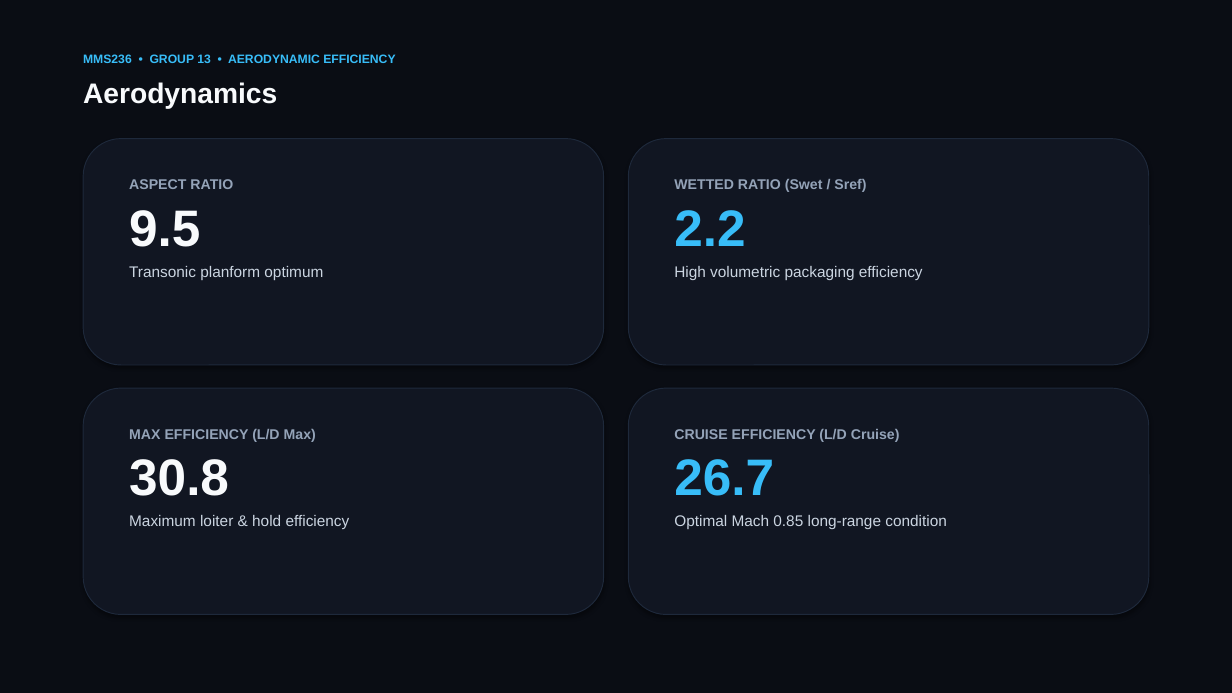
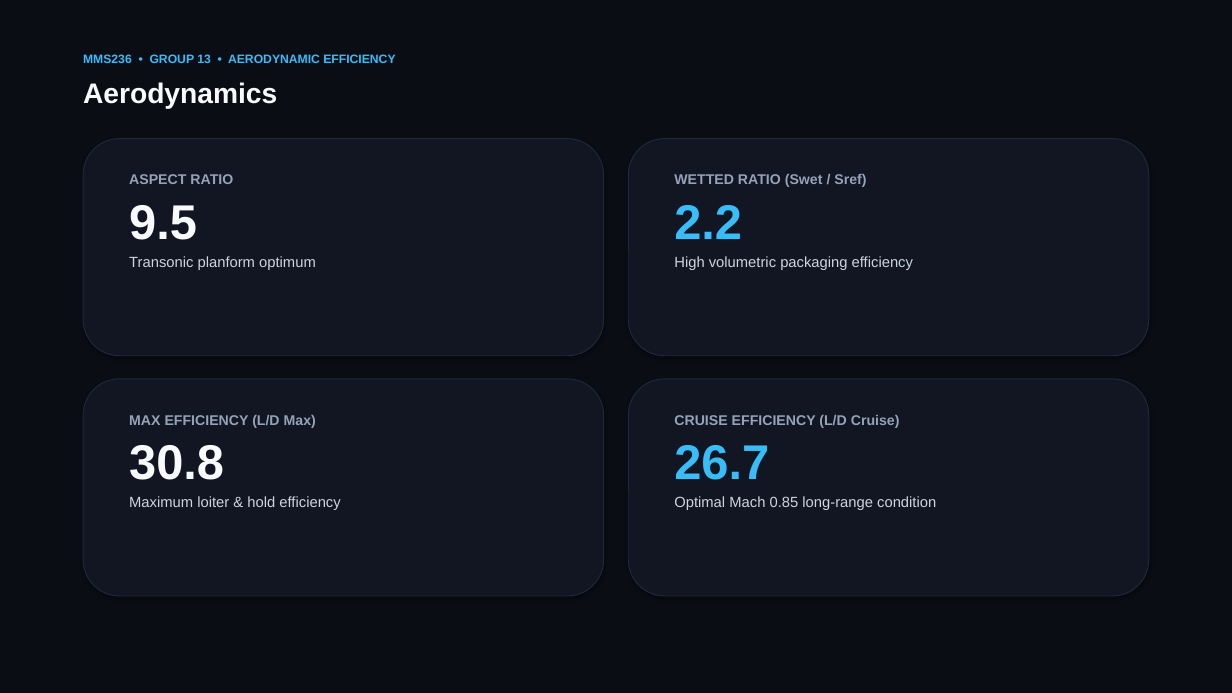
Before and after one commit to Deeprockz22/Aircraft-Design, a slide deck: slide 5 of Aircraft_Design_DT1_EXAELIA_Group13.pptx. Drawn at 1232x693 pixels with LibreOffice and Linux fonts; fonts in the diff are those of the drawing. Boxes give left, top, right and bottom in pixels: in the first picture for what was removed or moved away, otherwise in the second. Text is boxed around its words. In the diff, an @@ line names an element or a change of style, - is before the commit and + after.

```diff
--- a/Aircraft_Design_DT1_EXAELIA_Group13.pptx
+++ b/Aircraft_Design_DT1_EXAELIA_Group13.pptx
@@ rounded rectangle: place and size @@
-rounded rectangle at [83, 139, 604, 365]
+rounded rectangle at [83, 139, 604, 356]
@@ rounded rectangle: place and size @@
-rounded rectangle at [628, 139, 1149, 365]
+rounded rectangle at [628, 139, 1149, 356]
@@ text at [129, 205, 316, 270]: size 40 to 38 pt in "9.5"; size 12 to 11.5 pt in "Transonic planform optimum"; less space between paragraphs @@
@@ text at [674, 205, 913, 270]: size 40 to 38 pt in "2.2"; size 12 to 11.5 pt in "High volumetric packaging efficiency"; less space between paragraphs @@
@@ rounded rectangle: place and size @@
-rounded rectangle at [83, 388, 604, 615]
+rounded rectangle at [83, 379, 604, 596]
@@ rounded rectangle: place and size @@
-rounded rectangle at [628, 388, 1149, 615]
+rounded rectangle at [628, 379, 1149, 596]
@@ text "MAX EFFICIENCY (L/D Max)": place and size @@
-text "MAX EFFICIENCY (L/D Max)" at [129, 429, 350, 529]
+text "MAX EFFICIENCY (L/D Max)" at [129, 415, 340, 510]
@@ text "CRUISE EFFICIENCY (L/D Cruise)": place and size @@
-text "CRUISE EFFICIENCY (L/D Cruise)" at [674, 429, 947, 529]
+text "CRUISE EFFICIENCY (L/D Cruise)" at [674, 415, 936, 510]
@@ text at [129, 445, 340, 510]: size 40 to 38 pt in "30.8"; size 12 to 11.5 pt in "Maximum loiter & hold efficiency"; less space between paragraphs @@
@@ text at [674, 445, 936, 510]: size 40 to 38 pt in "26.7"; size 12 to 11.5 pt in "Optimal Mach 0.85 long-range condition"; less space between paragraphs @@
```
Also in this commit, not shown: 6 other slides changed, 1 other file.
